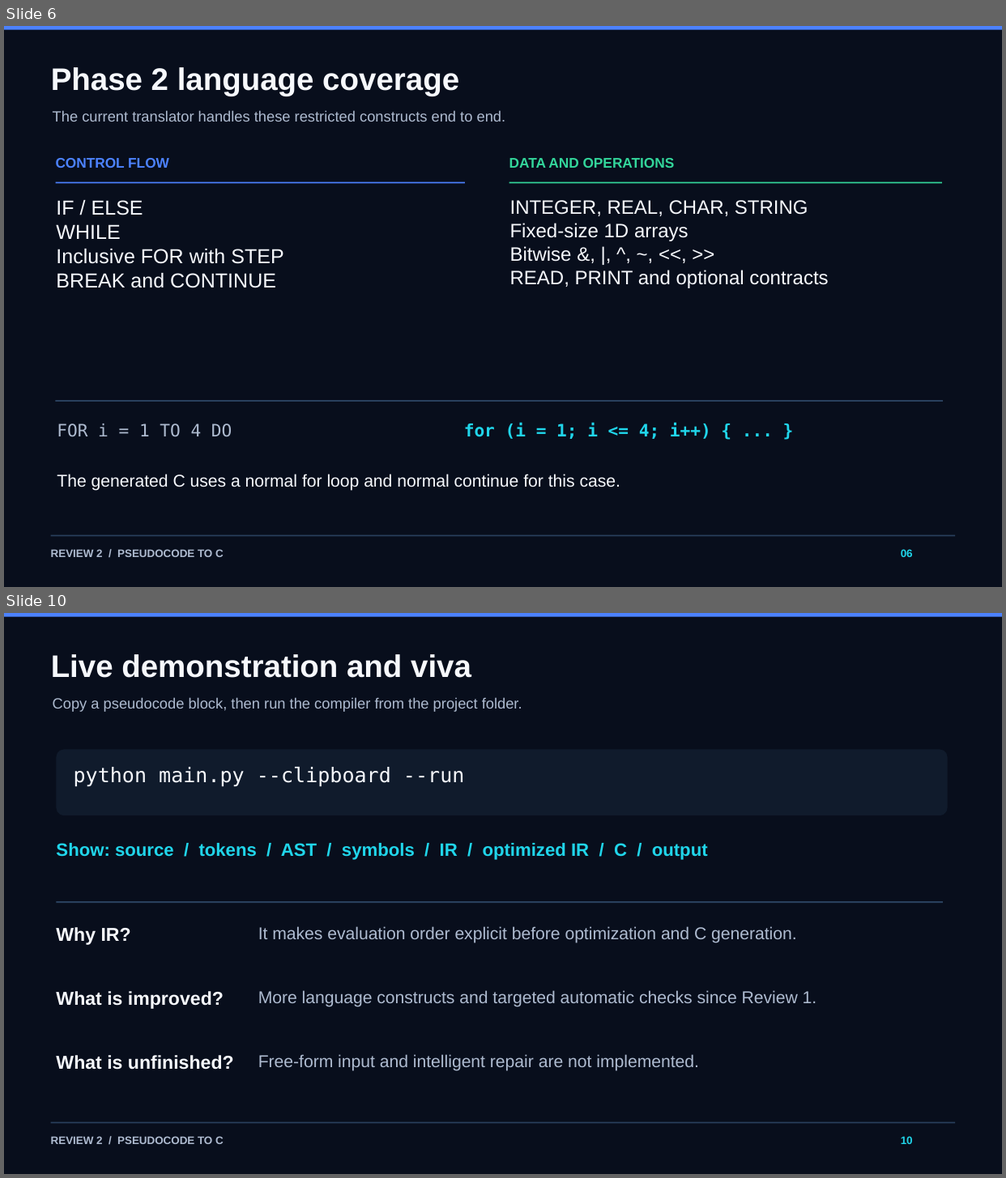
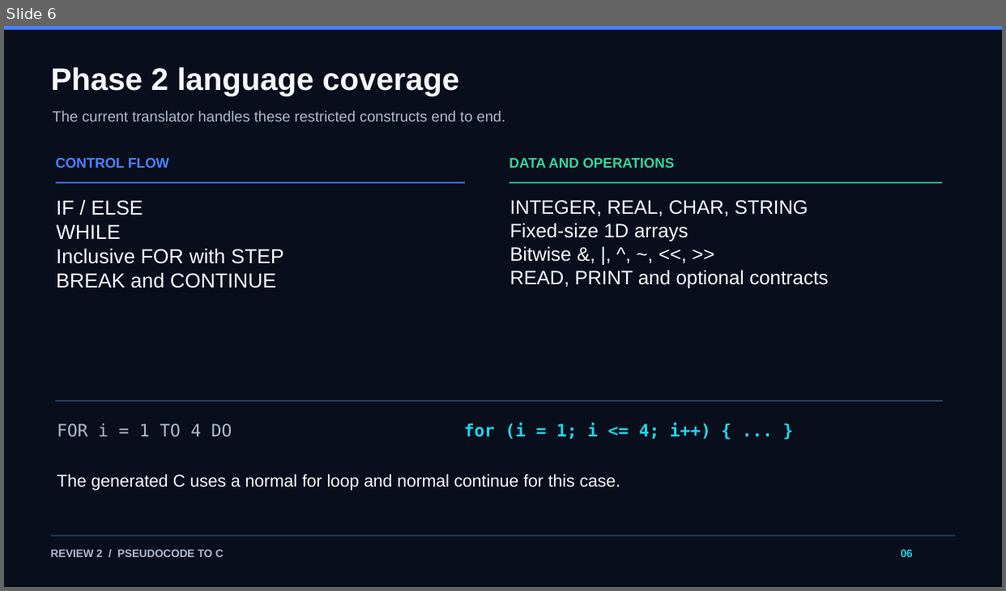
Before and after one commit to Sashwath-sash/pseudocode-to-c, a slide deck: docs/Pseudocode_to_C_Review2.pptx. Shown one above the other, each under a label of ours: slides 6 and 10 before the commit, slide 6 after it; the slides between them are not shown. The pictures are 1006x1178 and 1006x591 pixels, drawn with LibreOffice and Linux fonts; fonts in the diff are those of the drawing. Boxes give left, top, right and bottom in pixels: in the first picture for what was removed or moved away, otherwise in the second. Text is boxed around its words. In the diff, an @@ line names an element or a change of style, - is before the commit and + after.

Commit message:
Revise Review 2 presentation around project workflow

```diff
--- a/docs/Pseudocode_to_C_Review2.pptx
+++ b/docs/Pseudocode_to_C_Review2.pptx
@@ slide 10 removed at (4,613,1002,1174), background #080E1C @@
@@ rectangle removed at (4,613,1002,617) @@
@@ text removed at (51,654,471,678) @@
-Live demonstration and viva
@@ text removed at (53,697,522,712) @@
-Copy a pseudocode block, then run the compiler from the project folder.
@@ rounded rectangle removed at (57,749,948,815) @@
@@ text removed at (74,767,464,787) @@
-python main.py --clipboard --run
@@ text removed at (56,843,708,860) @@
-Show: source / tokens / AST / symbols / IR / optimized IR / C / output
@@ rectangle removed at (57,901,943,903) @@
@@ text removed at (56,927,131,945) @@
-Why IR?
@@ text removed at (258,926,797,943) @@
-It makes evaluation order explicit before optimization and C generation.
@@ text removed at (56,991,224,1009) @@
-What is improved?
@@ text removed at (258,990,817,1007) @@
-More language constructs and targeted automatic checks since Review 1.
@@ text removed at (56,1055,234,1070) @@
-What is unfinished?
@@ text removed at (258,1054,699,1071) @@
-Free-form input and intelligent repair are not implemented.
@@ rectangle removed at (50,1122,955,1123) @@
@@ text removed at (51,1136,224,1144) @@
-REVIEW 2 / PSEUDOCODE TO C
@@ text removed at (901,1136,913,1144) @@
-10
```
Also in this commit, not shown: 3 slides changed, 4 slides added, 3 other slides removed.
